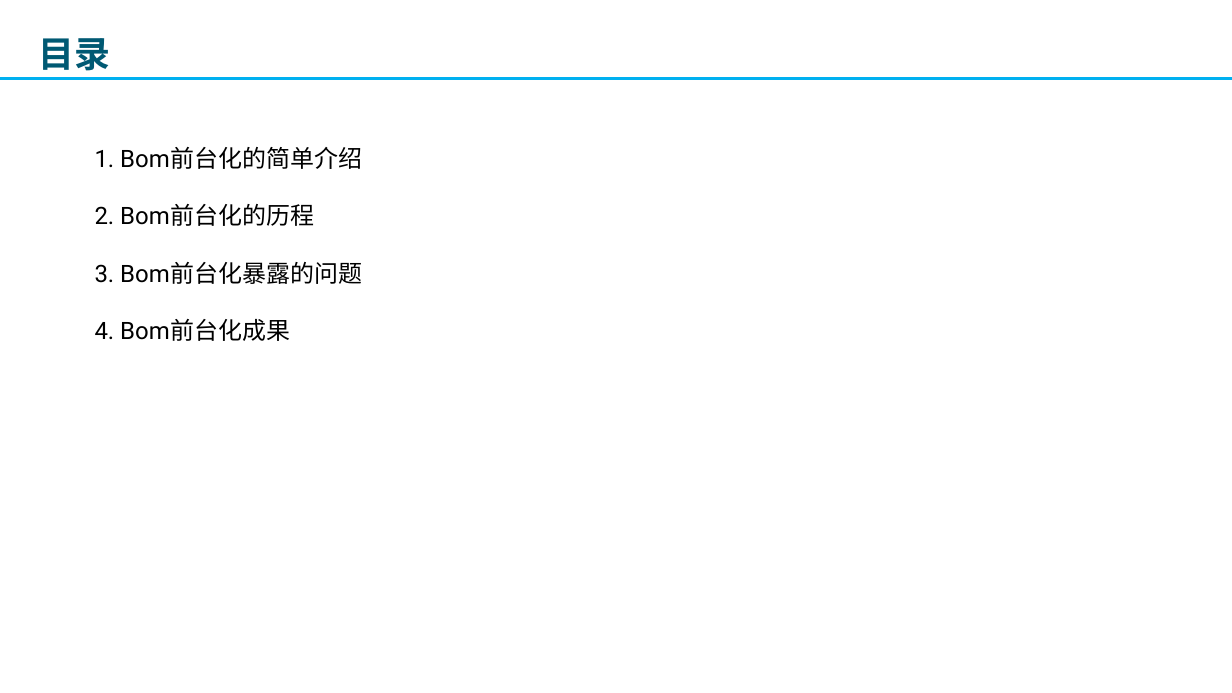
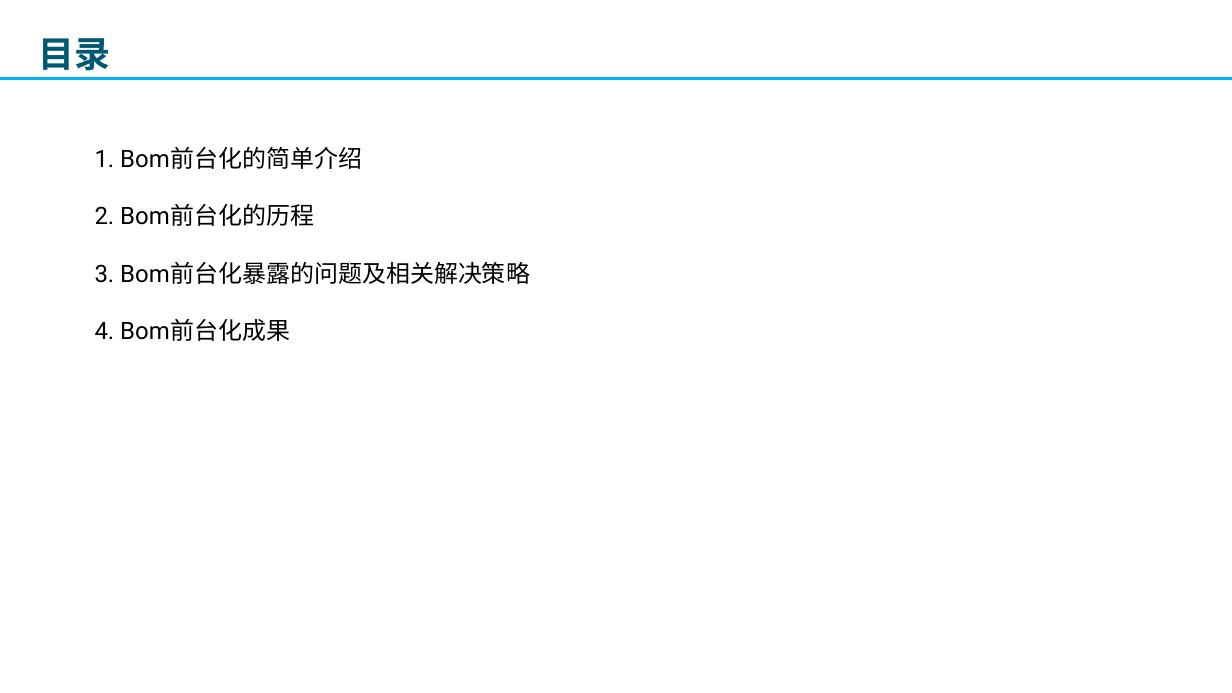
Before and after one commit to lbb1/lbb1.github.io, a slide deck: slide 2 of doc/2019-10-22 bom项目前端开发的收获.pptx. Drawn at 1232x693 pixels with LibreOffice and Linux fonts; fonts in the diff are those of the drawing; background and template pictures are left out. Boxes give left, top, right and bottom in pixels: in the first picture for what was removed or moved away, otherwise in the second. Text is boxed around its words. In the diff, an @@ line names an element or a change of style, - is before the commit and + after.

```diff
--- a/doc/2019-10-22 bom项目前端开发的收获.pptx
+++ b/doc/2019-10-22 bom项目前端开发的收获.pptx
@@ text at [95,262,530,284]: text changed @@
-3. Bom前台化暴露的问题
+3. Bom前台化暴露的问题及相关解决策略
```
Also in this commit, not shown: 3 other slides changed, 1 slide added, 1 slide removed, 4 other files.
